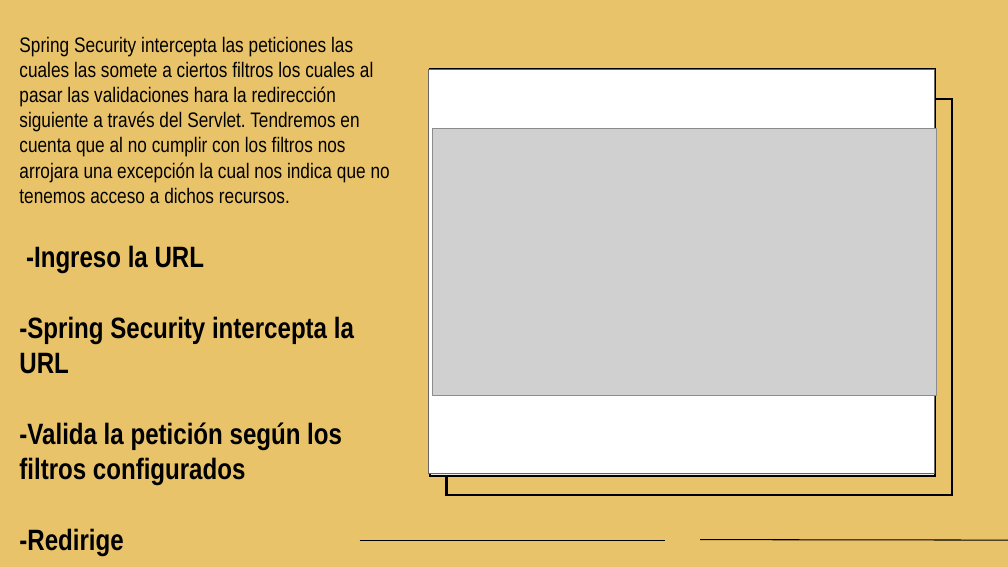
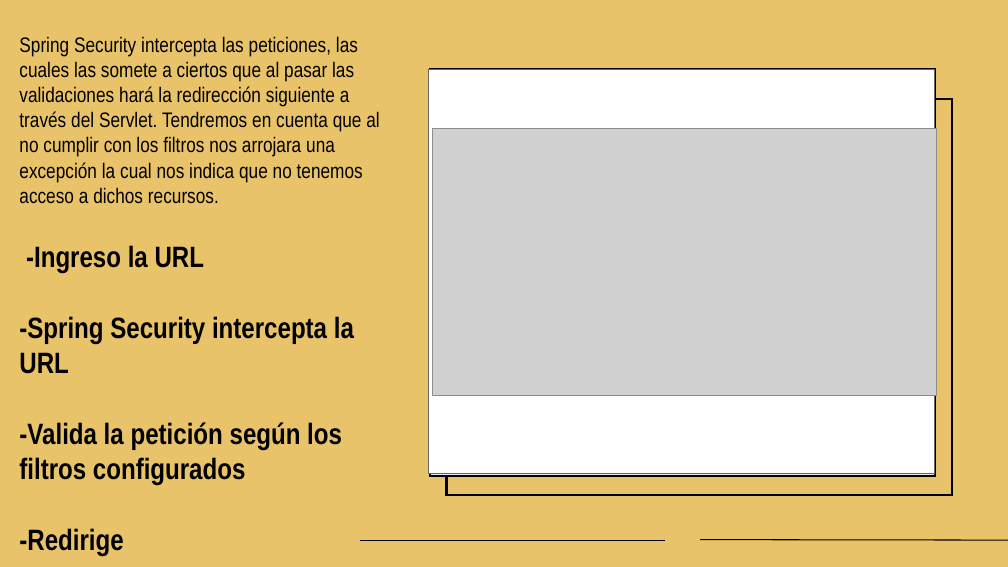
Before and after one commit to SoraBeat/TPINT_GRUPO8_PROGAVANZ1, a slide deck: slide 5 of Presentación.pptx. Drawn at 1008x567 pixels with LibreOffice and Linux fonts; fonts in the diff are those of the drawing; grey boxes stand for pictures. Boxes give left, top, right and bottom in pixels: in the first picture for what was removed or moved away, otherwise in the second. Text is boxed around its words. In the diff, an @@ line names an element or a change of style, - is before the commit and + after.

```diff
--- a/Presentación.pptx
+++ b/Presentación.pptx
@@ text at (19,36,379,204): text changed @@
-Spring Security intercepta las peticiones las cuales las somete a ciertos filtros los cuales al pasar las validaciones hara la redirección siguiente a través del Servlet. Tendremos en cuenta que al no cumplir con los filtros nos arrojara una excepción la cual nos indica que no tenemos acceso a dichos recursos.
+Spring Security intercepta las peticiones, las cuales las somete a ciertos que al pasar las validaciones hará la redirección siguiente a través del Servlet. Tendremos en cuenta que al no cumplir con los filtros nos arrojara una excepción la cual nos indica que no tenemos acceso a dichos recursos.
```
Also in this commit, not shown: 6 other slides changed.
